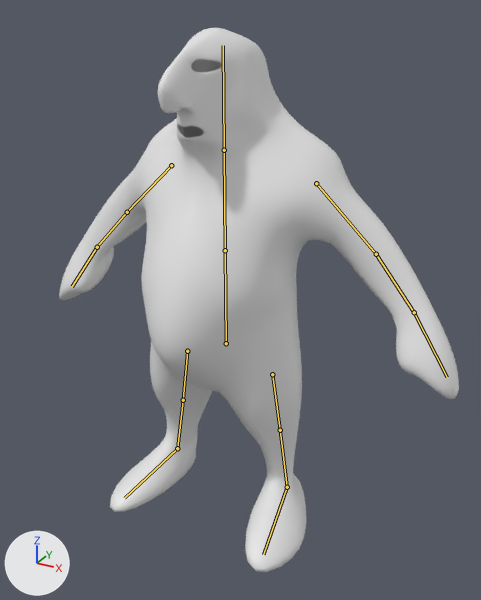
What one commit did to the Blender file Soulslike Prototyping/Assets/Models/RiotTrollV1/Blender File/untitled.blend.
Both versions are drawn from a 50 mm lens placed at (1.183, -1.96, 0.965), pointed at (0.141, -0.064, 0.017). Every picture has the same lights, and +X, +Y and +Z are marked at lower left. The bones that bend it are drawn over the model as lines.

Objects in the first picture: 'Troll'.
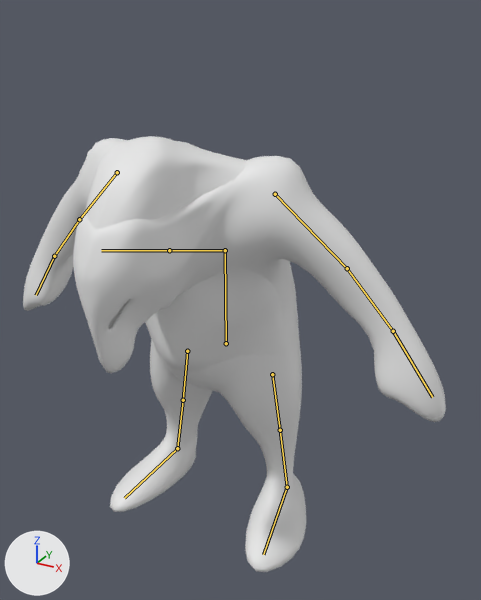
The newer file adds an action. The first version stands in its rest pose; the second is drawn at frame 20 of the action 'Stagger'.

Boxes (x1, y1, x2, y2) around the edits, measured in the pictures (481 x 600 px):
'Troll', posed (20% shorter): before (59, 28, 459, 572); after (23, 136, 446, 572)
bone 'Bone.001', root to tip: before (225, 250) to (224, 150); after (225, 250) to (169, 250)
bone 'Bone.003', root to tip: before (316, 183) to (376, 254); after (275, 194) to (347, 268)
bone 'Bone.004', root to tip: before (171, 165) to (127, 212); after (117, 172) to (79, 219)

Edits to the bpy script that builds the scene:
```text
Change bone_bone_001:
    where bone_bone_001 = bpy.data.objects['Armature'].pose.bones['Bone.001']  # child of 'Bone'
    bone_bone_001.rotation_quaternion: (1.0, 0.0, 0.0, 0.0) -> (0.805, 0.594, 0.0, 0.0)  # degrees (0, 0, 0) -> degrees (73, 0, 0)
Change bone_bone_003:
    where bone_bone_003 = bpy.data.objects['Armature'].pose.bones['Bone.003']  # child of 'Bone.001'
    bone_bone_003.location: (0.0, 0.0, 0.0) -> (-0.024, -0.023, -0.109)
    bone_bone_003.rotation_quaternion: (1.0, 0.0, 0.0, 0.0) -> (0.858, 0.352, -0.375, 0.0)  # degrees (0, 0, 0) -> degrees (52, -40, -20)
Change bone_bone_004:
    where bone_bone_004 = bpy.data.objects['Armature'].pose.bones['Bone.004']  # child of 'Bone.001'
    bone_bone_004.location: (0.0, 0.0, 0.0) -> (0.024, -0.023, -0.109)
    bone_bone_004.rotation_quaternion: (1.0, 0.0, 0.0, 0.0) -> (0.858, 0.352, 0.375, 0.0)  # degrees (0, 0, 0) -> degrees (52, 40, 20)
```
